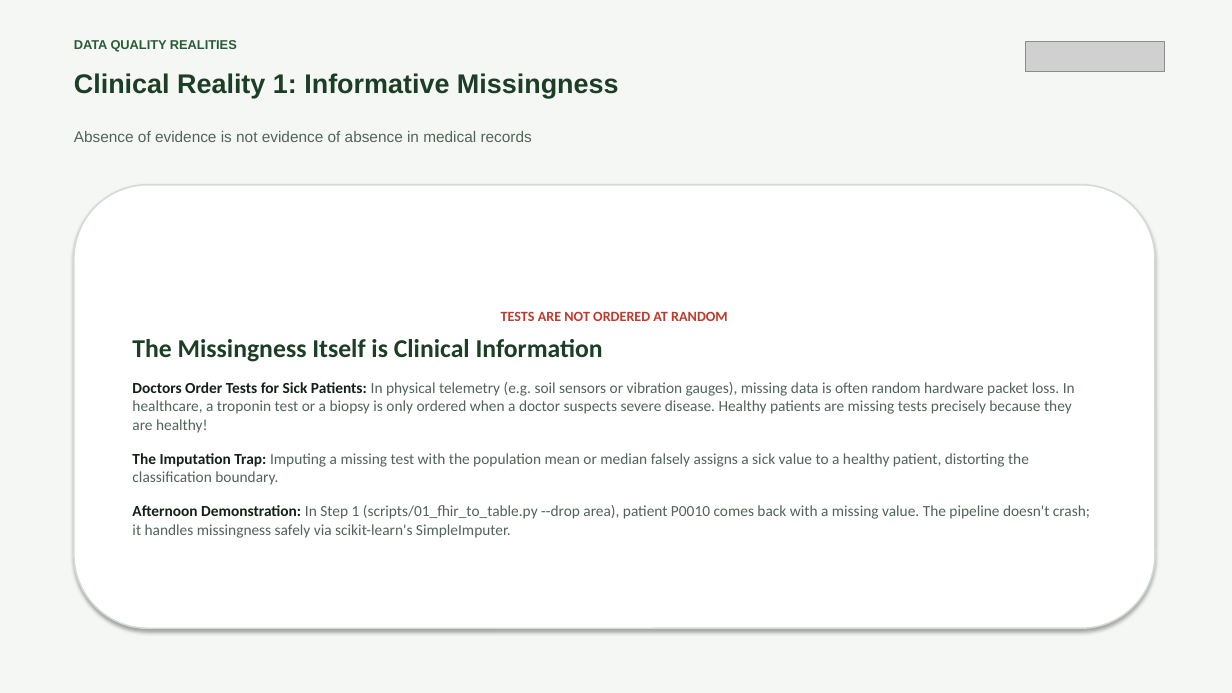
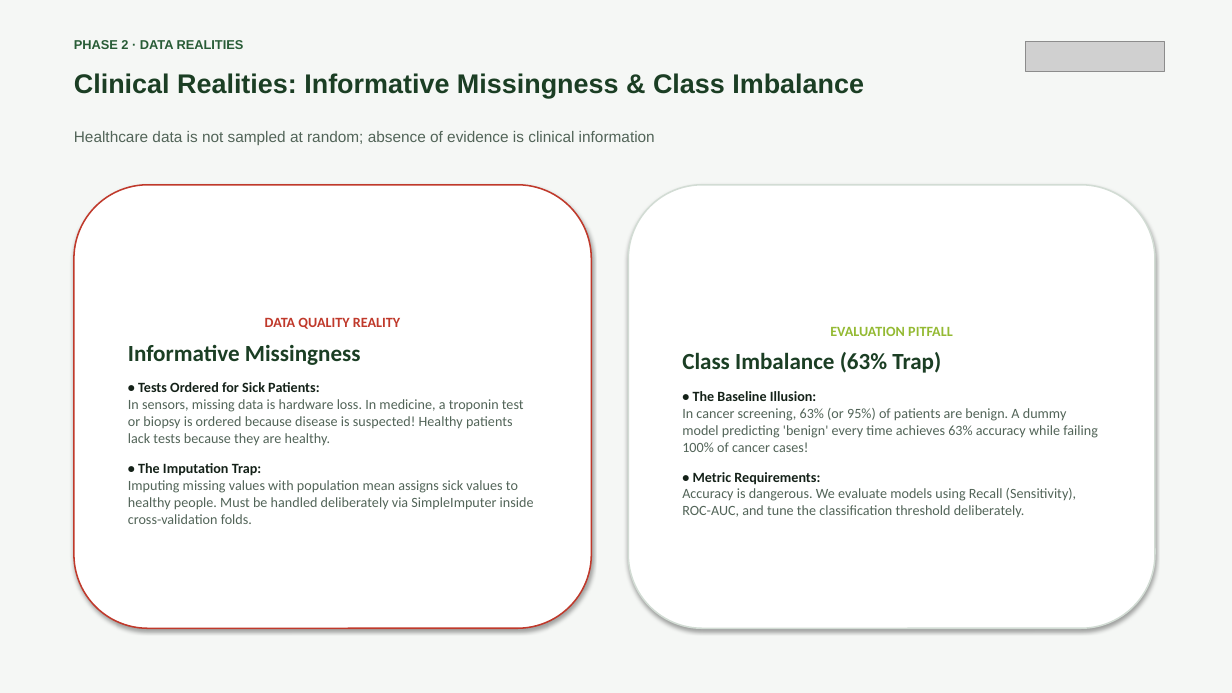
Before and after one commit to AIT-brainlab/fhir-ml-workshop, a slide deck: slide 23 of slides-morning/orientation-and-health-ai-foundations.pptx (slide 20 before the commit). Drawn at 1232x693 pixels with LibreOffice and Linux fonts; fonts in the diff are those of the drawing; grey boxes stand for pictures. Boxes give left, top, right and bottom in pixels: in the first picture for what was removed or moved away, otherwise in the second. Text is boxed around its words. In the diff, an @@ line names an element or a change of style, - is before the commit and + after.

Commit message:
Restructure morning session into 2+1 Phase architecture (29 slides)

```diff
--- a/slides-morning/orientation-and-health-ai-foundations.pptx
+++ b/slides-morning/orientation-and-health-ai-foundations.pptx
@@ text at bbox=[74, 40, 244, 49]: text changed @@
-DATA QUALITY REALITIES
+PHASE 2 · DATA REALITIES
@@ text at bbox=[74, 73, 864, 98]: text changed @@
-Clinical Reality 1: Informative Missingness
+Clinical Realities: Informative Missingness & Class Imbalance
@@ text at bbox=[74, 131, 655, 145]: text changed @@
-Absence of evidence is not evidence of absence in medical records
+Healthcare data is not sampled at random; absence of evidence is clinical information
@@ rounded rectangle "DATA QUALITY REALITY": place and size @@
-rounded rectangle "DATA QUALITY REALITY" at bbox=[74, 185, 1155, 628]
+rounded rectangle "DATA QUALITY REALITY" at bbox=[74, 185, 592, 628]
@@ rounded rectangle "DATA QUALITY REALITY" at bbox=[74, 185, 592, 628]: outline #D2DCD4 1.2 pt to #C0392B 1.2 pt @@
@@ rounded rectangle added at bbox=[628, 185, 1155, 628], fill #FFFFFF, outline #D2DCD4 1.2 pt, 11 pt, text #526458 @@
+EVALUATION PITFALL
+Class Imbalance (63% Trap)
+• The Baseline Illusion:
+In cancer screening, 63% (or 95%) of patients are benign. A dummy model predicting 'benign' every time achieves 63% accuracy while failing 100% of cancer cases!
+• Metric Requirements:
+Accuracy is dangerous. We evaluate models using Recall (Sensitivity), ROC-AUC, and tune the classification threshold deliberately.
@@ text in rounded rectangle at bbox=[128, 317, 534, 524]: text changed; size 12 to 11 pt @@
-TESTS ARE NOT ORDERED AT RANDOM
-The Missingness Itself is Clinical Information
-Doctors Order Tests for Sick Patients: In physical telemetry (e.g. soil sensors or vibration gauges), missing data is often random hardware packet loss. In healthcare, a troponin test or a biopsy is only ordered when a doctor suspects severe disease. Healthy patients are missing tests precisely because they are healthy!
-The Imputation Trap: Imputing a missing test with the population mean or median falsely assigns a sick value to a healthy patient, distorting the classification boundary.
-Afternoon Demonstration: In Step 1 (scripts/01_fhir_to_table.py --drop area), patient P0010 comes back with a missing value. The pipeline doesn't crash; it handles missingness safely via scikit-learn's SimpleImputer.
+DATA QUALITY REALITY
+Informative Missingness
+• Tests Ordered for Sick Patients:
+In sensors, missing data is hardware loss. In medicine, a troponin test or biopsy is ordered because disease is suspected! Healthy patients lack tests because they are healthy.
+• The Imputation Trap:
+Imputing missing values with population mean assigns sick values to healthy people. Must be handled deliberately via SimpleImputer inside cross-validation folds.
```
Also in this commit, not shown: 11 other slides changed, 17 slides added, 15 slides removed, 3 other files.
